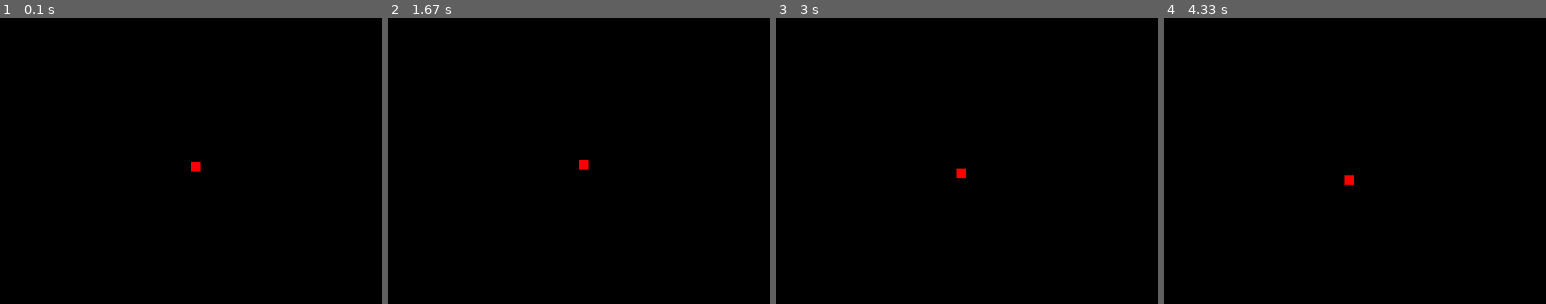
Above: before the commit, frames 1-4 (left to right).
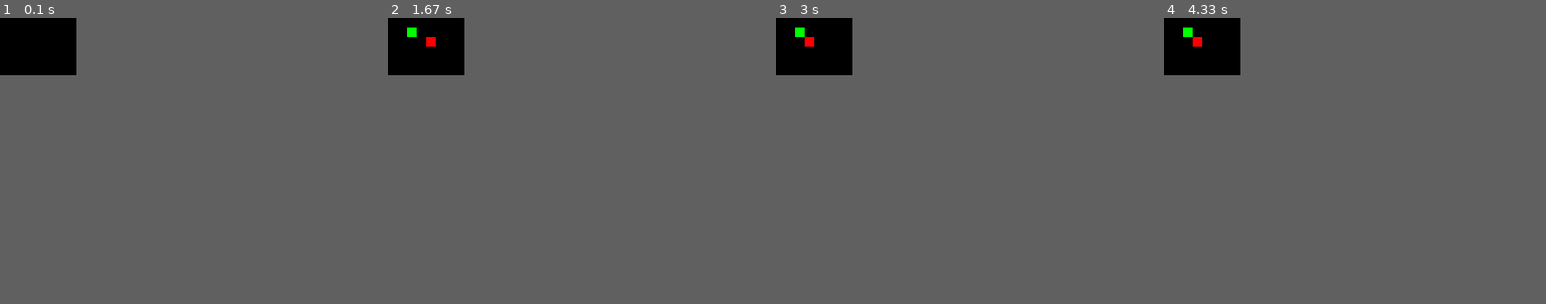
Above: after the commit, the same moments.

Repository: gentimouton/swarch
Game: pygame game, started from solo/snake.py
Same seed, same stepped clock (60 frames per second), same inputs: the game is played once before the commit and once after it.
Inputs:
- Up to frame 1 (0.1 s): no input
- Up to frame 2 (1.67 s): hold Up 0.83-1.3 s
- Up to frame 3 (3 s): hold Left 1.83-2.37 s; hold Down from 2.4 s (still down)
- Up to frame 4 (4.33 s): release Down at 3 s; hold Up from 3.83 s (still down)
In our replay, the window is 400x300 before the commit and 80x60 after it. These sizes can differ from the game's own. Grey fills any space a smaller window leaves; there, only what the larger window draws over its background counts as a difference.

The runs differ from the first frame. In frame 1, less than 0.1% of the frame differs, in the area x 50-53%, y 50-54%; in frame 2, 0.2%, in the area x 5-53%, y 3-53%; in frame 3, 0.2%; in frame 4, 0.2%.

Commit message:
solo whale working; solo snake buggy

Diff:
--- a/00-test/snake.py
+++ b/00-test/snake.py
@@ -8,7 +8,6 @@
 
 
 myname = randint(0, 10 ** 9)  # avoid name collisions
-print 'My name is %d' % myname
 other_players = {}  # map names to rectangles
 connected = False
 
@@ -36,25 +35,20 @@
 client.connect('localhost', 8888)
 
 
-
 # gfx
 pygame.init()
 screen = pygame.display.set_mode((400, 300))
-screen.fill((0, 0, 0))
-pygame.display.set_caption('Snake')
+screen.fill((0, 0, 0))  # black
 
-myrect = pygame.Rect(200, 150, 10, 10)  # original position: middle of the screen
-dx, dy = 0, 1  # original direction: down
+myrect = pygame.Rect(200, 150, 10, 10)  # start position: middle of the screen
+dx, dy = 0, 1  # starting direction: down
 
-# clock
 clock = pygame.time.Clock()
-
 
 while True:
     clock.tick(20)
 
-    # network
-    client.pump()
+    client.pump() # network
 
     for event in pygame.event.get():  # keyboard inputs
         if (event.type == QUIT):
@@ -81,8 +75,8 @@
                  'topleft': myrect.topleft})
 
     # gfx
-    screen.fill((0, 0, 0))
-    pygame.draw.rect(screen, (255, 0, 0), myrect)
+    screen.fill((0, 0, 0))  # black
+    pygame.draw.rect(screen, (255, 0, 0), myrect) # red
     for name, rect in other_players.items():
-        pygame.draw.rect(screen, (255, 255, 255), rect)
+        pygame.draw.rect(screen, (255, 255, 255), rect) # white
     pygame.display.update()
--- a/solo/snake.py
+++ b/solo/snake.py
@@ -1,37 +1,50 @@
+from collections import deque
+from random import randint
+
 import pygame
 from pygame.locals import KEYDOWN, QUIT, K_ESCAPE, K_UP, K_DOWN, K_LEFT, K_RIGHT
 
 
 pygame.init()
-screen = pygame.display.set_mode((400, 300))
+screen = pygame.display.set_mode((80, 60))
 screen.fill((0, 0, 0))  # black
 
-mybox = pygame.Rect(200, 150, 10, 10)  # start in middle of the screen
-dx, dy = 0, 1  # start direction: down
+#pellet = pygame.Rect(randint(0, 39) * 10, randint(0, 29) * 10, 10, 10)
+#myboxes = deque([pygame.Rect(200, 150, 10, 10)])  # start: middle of the screen
+pellet = pygame.Rect(randint(0, 3) * 10, randint(0, 2) * 10, 10, 10)
+myboxes = deque([pygame.Rect(40, 30, 10, 10)])  # start: middle of the screen
+dx, dy = 0, 10  # start direction: down
 
 clock = pygame.time.Clock()
 
 while True:
-    clock.tick(20)  # frames per second
+    clock.tick(1)  # frames per second
 
     for event in pygame.event.get():  # inputs
-        if (event.type == QUIT):
+        if event.type == QUIT:
             exit()
         if event.type == KEYDOWN:
             key = event.key
             if key == K_ESCAPE:
                 exit()
             elif key == K_UP:
-                dx, dy = 0, -1
+                dx, dy = 0, -10
             elif key == K_DOWN:
-                dx, dy = 0, 1
+                dx, dy = 0, 10
             elif key == K_LEFT:
-                dx, dy = -1, 0
+                dx, dy = -10, 0
             elif key == K_RIGHT:
-                dx, dy = 1, 0
+                dx, dy = 10, 0
 
-    mybox.move_ip(dx, dy)  # update game state
+    headbox = myboxes[0].copy()
+    headbox.move_ip(dx, dy)  # move head
+    myboxes.append(headbox)
+    if headbox.colliderect(pellet):  # ate pellet: place new pellet
+        pellet = pygame.Rect(randint(0, 390), randint(0, 290), 10, 10)
+    else:  # no collision: remove last box
+        myboxes.popleft()
 
     screen.fill((0, 0, 0))  # black
-    pygame.draw.rect(screen, (255, 0, 0), mybox)  # red
+    [pygame.draw.rect(screen, (255, 0, 0), box) for box in myboxes]  # red
+    pygame.draw.rect(screen, (0, 255, 0), pellet)  # green
     pygame.display.update()
--- /dev/null
+++ b/solo/whale.py
@@ -0,0 +1,44 @@
+from random import randint
+
+import pygame
+from pygame.locals import KEYDOWN, QUIT, K_ESCAPE, K_UP, K_DOWN, K_LEFT, K_RIGHT
+
+
+pygame.init()
+screen = pygame.display.set_mode((400, 300))
+screen.fill((0, 0, 0))  # black
+
+pellet = pygame.Rect(randint(0, 390), randint(0, 290), 10, 10)
+mybox = pygame.Rect(200, 150, 10, 10)  # start in middle of the screen
+dx, dy = 0, 1  # start direction: down
+
+clock = pygame.time.Clock()
+
+while True:
+    clock.tick(50)  # frames per second
+
+    for event in pygame.event.get():  # inputs
+        if event.type == QUIT:
+            exit()
+        if event.type == KEYDOWN:
+            key = event.key
+            if key == K_ESCAPE:
+                exit()
+            elif key == K_UP:
+                dx, dy = 0, -1
+            elif key == K_DOWN:
+                dx, dy = 0, 1
+            elif key == K_LEFT:
+                dx, dy = -1, 0
+            elif key == K_RIGHT:
+                dx, dy = 1, 0
+
+    mybox.move_ip(dx, dy)  # update position
+    if mybox.colliderect(pellet): # ate a pellet: grow, and place new pellet
+        pellet = pygame.Rect(randint(0, 390), randint(0, 290), 10, 10)
+        mybox.inflate_ip(2, 2)
+
+    screen.fill((0, 0, 0))  # black
+    pygame.draw.rect(screen, (255, 0, 0), mybox)  # red
+    pygame.draw.rect(screen, (0, 255, 0), pellet)  # green
+    pygame.display.update()
